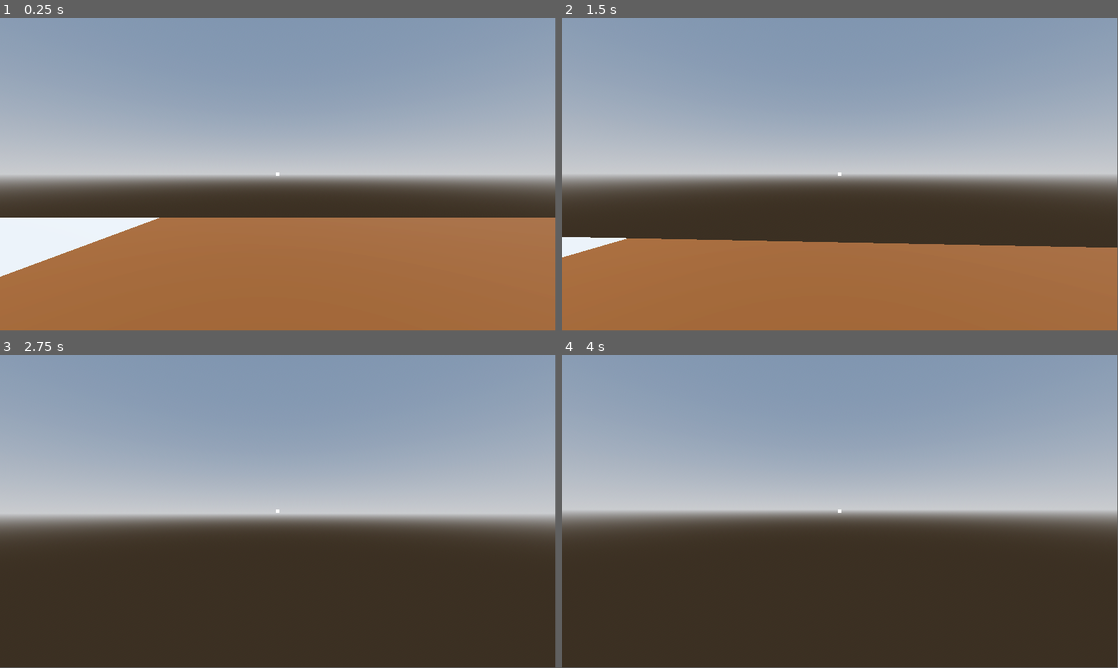
Above: before the commit, frames 1-4 (two rows, left to right).
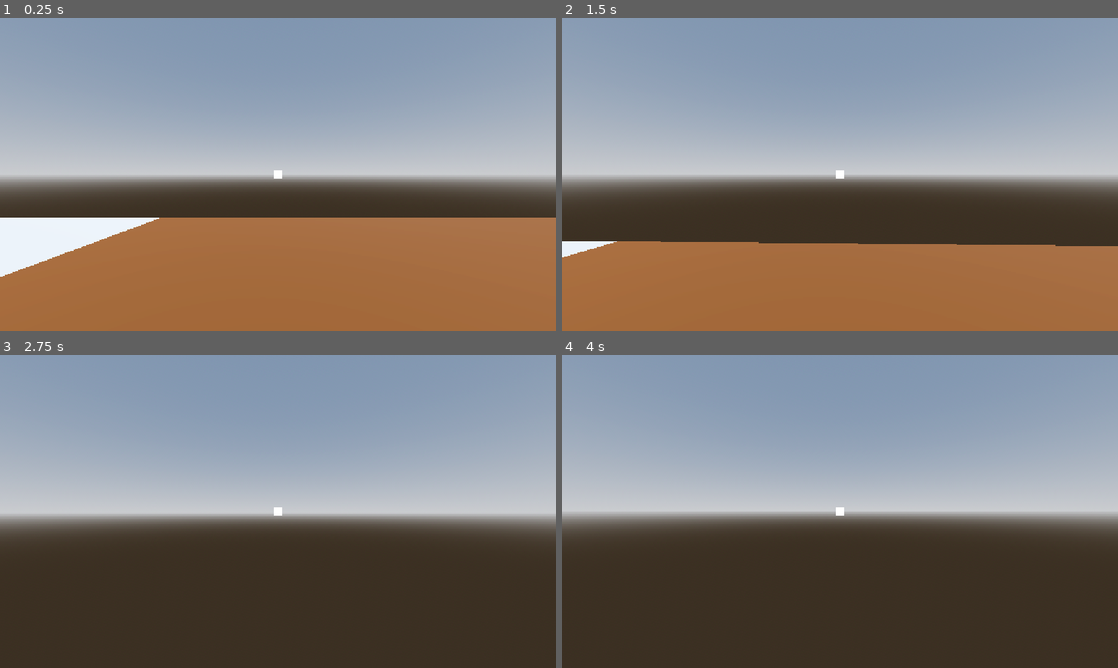
Above: after the commit, the same moments.

Repository: veradesrt/Sreamjam2025
Game: Godot game, scene res://scenes/maps/main.tscn
Two runs of this game, one before a commit and one after it. Both use one fixed random seed, a clock stepped at 60 frames per second and the inputs below. The engine's default icon, where the game draws it, is replaced by a stand-in: a white triangle on a blue panel in a dark square.
Inputs (mouse positions are in pixels of both pictures, inside the frame that each line leads up to):
- Up to frame 1 (0.25 s): no input
- Up to frame 2 (1.5 s): tap Enter (enter) at 0.5, 0.6, 1.35 s; move the mouse to (867, 171) at 0.52 s; hold W (forward) from 0.53 s (still down); tap Space (jump) at 0.77 s; move the mouse to (812, 174) at 1.27 s
- Up to frame 3 (2.75 s): keep holding W (forward); tap Space (jump) at 1.52 s; move the mouse to (289, 505) at 2.02 s; tap Enter (enter) at 2.1 s
- Up to frame 4 (4 s): keep holding W (forward); tap Space (jump) at 2.75, 3.02, 3.77 s; move the mouse to (834, 514) at 2.77 s; tap Enter (enter) at 2.85, 3.5, 3.6 s; move the mouse to (878, 514) at 3.52 s
The window is 799x449 before the commit and 800x450 after it. Grey fills any space a smaller window leaves; there, only what the larger window draws over its background counts as a difference.

The runs differ from the first frame. In frame 1, 0.2% of the frame differs, in the area x 0-100%, y 0-83%; in frame 2, 0.7%, in the area x 0-100%, y 0-77%; in frame 3, 0.1%; in frame 4, 0.1%.

Commit message:
added a change to the viewport to pixelate the camera

Diff:
--- a/project.godot
+++ b/project.godot
@@ -27,7 +27,12 @@
 
 [display]
 
+window/size/viewport_width=576
+window/size/viewport_height=324
 window/size/resizable=false
+window/size/window_width_override=1152
+window/size/window_height_override=648
+window/stretch/mode="viewport"
 
 [global_group]
 
--- a/scenes/maps/main.tscn
+++ b/scenes/maps/main.tscn
@@ -1,11 +1,10 @@
-[gd_scene load_steps=14 format=3 uid="uid://c78bdq77ygnhk"]
+[gd_scene load_steps=13 format=3 uid="uid://c78bdq77ygnhk"]
 
 [ext_resource type="PackedScene" uid="uid://bidwu6pvfcasl" path="res://scenes/player/player.tscn" id="1_8wxmh"]
 [ext_resource type="PackedScene" uid="uid://bg7qt4fnwttvq" path="res://scenes/primitives/trigger.tscn" id="2_pwihf"]
 [ext_resource type="Script" uid="uid://5vol0c1sctto" path="res://scripts/interactable/InteractableNode.gd" id="3_6hyye"]
 [ext_resource type="PackedScene" uid="uid://kutieyc8oj64" path="res://scenes/primitives/dialogue_emitter_3d.tscn" id="3_gx8es"]
 [ext_resource type="Resource" uid="uid://b7pcjhuuijv50" path="res://resources/dialogue/example.tres" id="4_2avkh"]
-[ext_resource type="Texture2D" uid="uid://dk6ux8aiesioe" path="res://icon.svg" id="6_dlv6v"]
 
 [sub_resource type="ProceduralSkyMaterial" id="ProceduralSkyMaterial_8wxmh"]
 sky_horizon_color = Color(0.66224277, 0.6717428, 0.6867428, 1)
@@ -76,15 +75,6 @@
 transform = Transform3D(1, 0, 0, 0, 1, 0, 0, 0, 1, 0, 0, -0.0014953613)
 shape = SubResource("BoxShape3D_2avkh")
 
-[node name="interactable_test" type="Sprite3D" parent="."]
-transform = Transform3D(1, 0, 0, 0, 1, 0, 0, 0, 1, 0, 2, 0)
-visibility_range_end = 10.0
-visibility_range_end_margin = 3.0
-visibility_range_fade_mode = 1
-billboard = 1
-no_depth_test = true
-texture = ExtResource("6_dlv6v")
-
 [connection signal="player_entered" from="dialogue_emitter_3d/trigger" to="dialogue_emitter_3d" method="start_dialogue"]
 
 [editable path="dialogue_emitter_3d/trigger"]
--- /dev/null
+++ b/scenes/maps/main_menu.tscn
@@ -0,0 +1,12 @@
+[gd_scene format=3 uid="uid://cm5fdk81bqipp"]
+
+[node name="main menu" type="Node3D"]
+
+[node name="Camera3D" type="Camera3D" parent="."]
+transform = Transform3D(1, 0, 0, 0, 1, 0, 0, 0, 1, 0, 0.65632474, 0.8528051)
+
+[node name="Control" type="Control" parent="Camera3D"]
+layout_mode = 3
+anchors_preset = 0
+offset_right = 40.0
+offset_bottom = 40.0
--- a/scenes/player/player.tscn
+++ b/scenes/player/player.tscn
@@ -126,10 +126,10 @@
 anchor_top = 0.5
 anchor_right = 0.5
 anchor_bottom = 0.5
-offset_left = -250.0
-offset_top = -200.0
-offset_right = 250.0
-offset_bottom = 200.0
+offset_left = -178.125
+offset_top = -142.5
+offset_right = 178.125
+offset_bottom = 142.5
 grow_horizontal = 2
 grow_vertical = 2
 theme_override_styles/panel = SubResource("StyleBoxFlat_lvxji")
